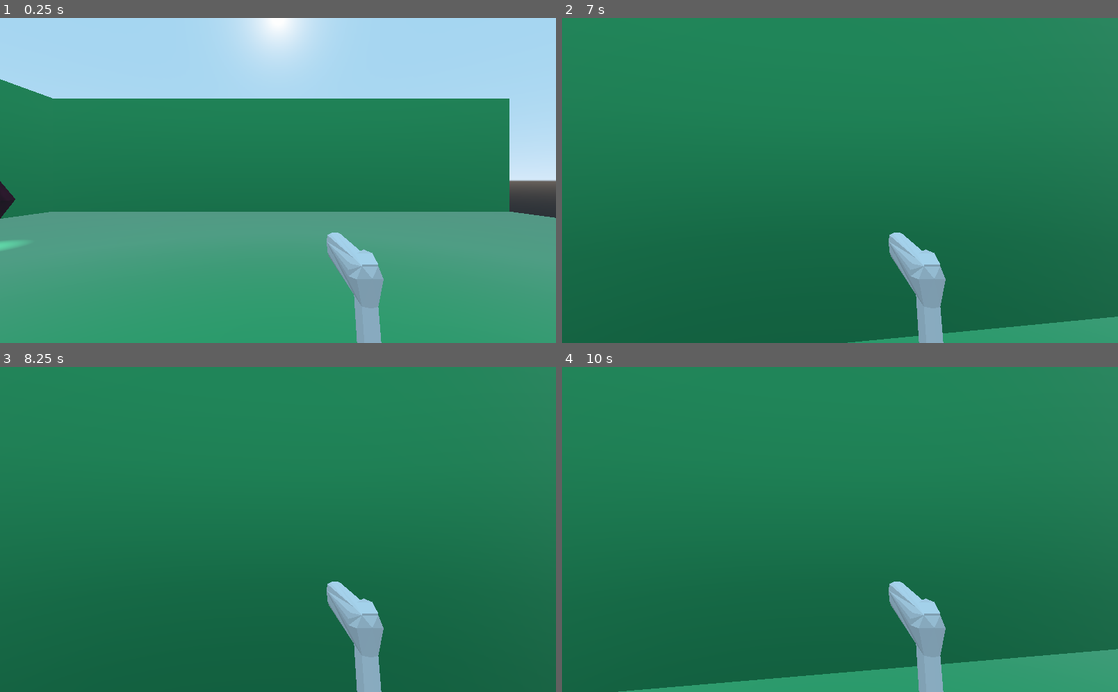
Above: before the commit, frames 1-4 (two rows, left to right).
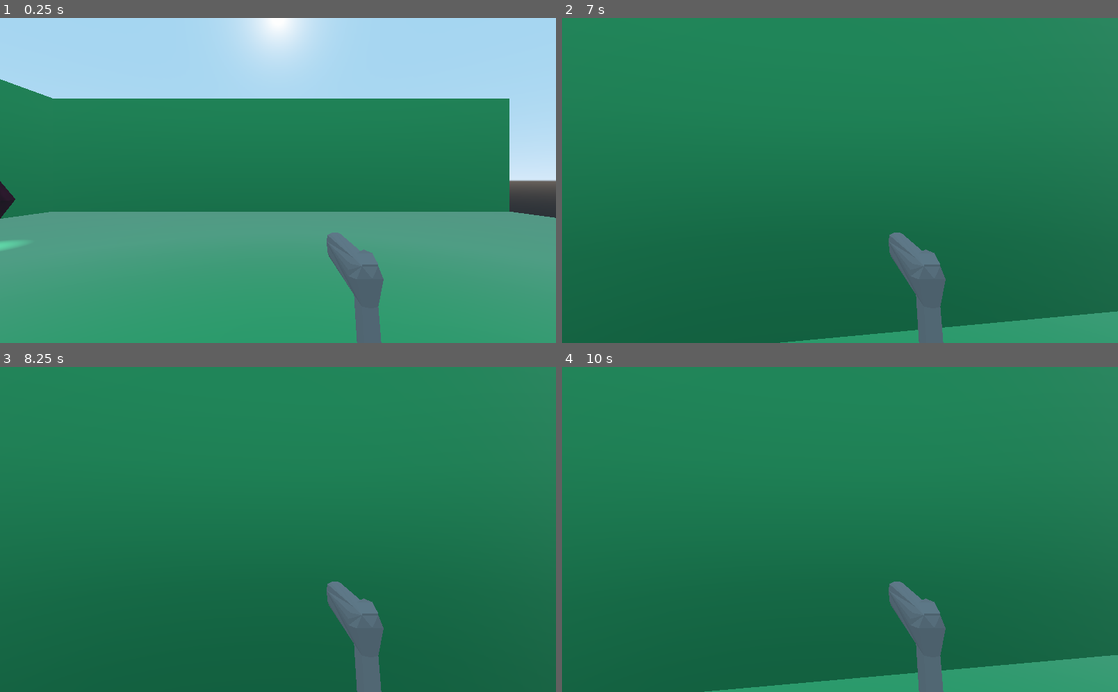
Above: after the commit, the same moments.

Repository: bigdavisc/ProjectTesseract
Game: Godot game, scene res://Game.tscn
Same seed, same stepped clock (60 frames per second), same inputs: the game is played once before the commit and once after it.
Inputs (mouse positions are in pixels of both pictures, inside the frame that each line leads up to):
- Up to frame 1 (0.25 s): no input
- Up to frame 2 (7 s): tap Enter at 0.5, 3.5, 5 s; move the mouse to (867, 180) at 0.52 s; hold Space (jump) 0.53-1.28 s; hold W (move_forward) 0.53-4.28 s; click (867, 180) at 0.6 s; move the mouse to (812, 180) at 1.27 s; tap Space (jump) at 1.35, 1.52, 1.82, 3.02, 3.32, 4.52, 4.82, 5.85, 6.02, 6.32 s; click (812, 180) at 1.55 s; move the mouse to (851, 174) at 2.02 s; hold Space (jump) 2.03-2.78 s; click (851, 174) at 2.1 s; move the mouse to (834, 187) at 2.77 s; click (834, 187) at 2.85 s; move the mouse to (878, 183) at 3.52 s; hold Space (jump) 3.53-4.28 s; tap Escape (ui_cancel) at 4.15 s; move the mouse to (673, 131) at 4.27 s; hold A (strafe_left) 4.28-5.03 s; click (673, 131) at 4.35 s; move the mouse to (867, 180) at 5.02 s; hold S (move_backward) 5.03-5.78 s; hold Space (jump) 5.03-5.78 s; click (867, 180) at 5.1 s; move the mouse to (756, 99) at 5.77 s; hold D (strafe_right) 5.78-6.53 s; click (756, 99) at 6.05 s; move the mouse to (962, 164) at 6.52 s; hold W (move_forward) from 6.53 s (still down); hold Space (jump) from 6.53 s (still down); click (962, 164) at 6.6 s
- Up to frame 3 (8.25 s): move the mouse to (166, 545) at 7.27 s; release W (move_forward) at 7.28 s; release Space (jump) at 7.28 s; hold D (strafe_right) 7.28-8.03 s; click (166, 545) at 7.35 s; tap Space (jump) at 7.52, 7.82, 8 s; move the mouse to (333, 458) at 8.02 s; hold S (move_backward) from 8.03 s (still down); hold Space (jump) from 8.03 s (still down)
- Up to frame 4 (10 s): move the mouse to (812, 594) at 8.77 s; release S (move_backward) at 8.78 s; release Space (jump) at 8.78 s; hold A (strafe_left) 8.78-9.53 s; click (812, 594) at 8.85 s; tap Space (jump) at 9.02, 9.32 s; move the mouse to (1006, 578) at 9.52 s; hold W (move_forward) from 9.53 s (still down); hold Space (jump) from 9.53 s (still down); click (1006, 578) at 9.6 s

The runs differ from the first frame. In frame 1, 1.8% of the frame differs, in the area x 58-69%, y 66-100%; in frame 2, 2.7%; in frame 3, 1.8%; in frame 4, 3.4%, in the area x 10-100%, y 66-100%.
Error before the commit: Attempt to call function 'instance' in base 'null instance' on a null instance. (res://Entities/Player/Player.gd:84)

Commit message:
Finish moving files

Diff:
--- a/BrownMap.tscn
+++ /dev/null
@@ -1,81 +0,0 @@
-[gd_scene load_steps=4 format=2]
-
-[ext_resource path="res://brown_material.tres" type="Material" id=1]
-
-[sub_resource type="BoxShape" id=1]
-
-[sub_resource type="CubeMesh" id=2]
-
-[node name="BrownMap" type="Spatial"]
-
-[node name="StaticBody" type="StaticBody" parent="."]
-transform = Transform( 0.886669, 0, 0.462406, 0, 1, 0, -0.462406, 0, 0.886669, -1.43868, 0, -0.275784 )
-
-[node name="CollisionShape" type="CollisionShape" parent="StaticBody"]
-transform = Transform( 2, 0, 0, 0, 0.1, 0, 0, 0, 2, 0, 0, 0 )
-shape = SubResource( 1 )
-
-[node name="MeshInstance" type="MeshInstance" parent="StaticBody"]
-transform = Transform( 2, 0, 0, 0, 0.1, 0, 0, 0, 2, 0, 0, 0 )
-mesh = SubResource( 2 )
-material/0 = ExtResource( 1 )
-
-[node name="StaticBody6" type="StaticBody" parent="."]
-transform = Transform( 0.886669, 0, 0.462406, 0, 1, 0, -0.462406, 0, 0.886669, 5.55681, 0, -6.7797 )
-
-[node name="CollisionShape" type="CollisionShape" parent="StaticBody6"]
-transform = Transform( 2, 0, 0, 0, 0.1, 0, 0, 0, 2, 0, 0, 0 )
-shape = SubResource( 1 )
-
-[node name="MeshInstance" type="MeshInstance" parent="StaticBody6"]
-transform = Transform( 2, 0, 0, 0, 0.1, 0, 0, 0, 2, 0, 0, 0 )
-mesh = SubResource( 2 )
-material/0 = ExtResource( 1 )
-
-[node name="StaticBody2" type="StaticBody" parent="."]
-transform = Transform( 1, 0, 0, 0, 1, 0, 0, 0, 1, 2.65304, 0, 0.931571 )
-
-[node name="CollisionShape" type="CollisionShape" parent="StaticBody2"]
-transform = Transform( 2, 0, 0, 0, 0.1, 0, 0, 0, 2, 0, 0, 0 )
-shape = SubResource( 1 )
-
-[node name="MeshInstance" type="MeshInstance" parent="StaticBody2"]
-transform = Transform( 2, 0, 0, 0, 0.1, 0, 0, 0, 2, 0, 0, 0 )
-mesh = SubResource( 2 )
-material/0 = ExtResource( 1 )
-
-[node name="StaticBody5" type="StaticBody" parent="."]
-transform = Transform( 1, 0, 0, 0, 1, 0, 0, 0, 1, 2.65304, 0, -13.8961 )
-
-[node name="CollisionShape" type="CollisionShape" parent="StaticBody5"]
-transform = Transform( 2, 0, 0, 0, 0.1, 0, 0, 0, 2, 0, 0, 0 )
-shape = SubResource( 1 )
-
-[node name="MeshInstance" type="MeshInstance" parent="StaticBody5"]
-transform = Transform( 2, 0, 0, 0, 0.1, 0, 0, 0, 2, 5.07655, 0, 3.52969 )
-mesh = SubResource( 2 )
-material/0 = ExtResource( 1 )
-
-[node name="StaticBody3" type="StaticBody" parent="."]
-transform = Transform( 0.707107, 0, 0.707107, 0, 1, 0, -0.707107, 0, 0.707107, 5.61132, 0, -2.02078 )
-
-[node name="CollisionShape" type="CollisionShape" parent="StaticBody3"]
-transform = Transform( 2, 0, 0, 0, 0.1, 0, 0, 0, 2, 0, 0, 0 )
-shape = SubResource( 1 )
-
-[node name="MeshInstance" type="MeshInstance" parent="StaticBody3"]
-transform = Transform( 2, 0, 0, 0, 0.1, 0, 0, 0, 2, 0, 0, 0 )
-mesh = SubResource( 2 )
-material/0 = ExtResource( 1 )
-
-[node name="StaticBody4" type="StaticBody" parent="."]
-transform = Transform( 0.707107, 0, 0.707107, 0, 1, 0, -0.707107, 0, 0.707107, -3.19517, 0, -4.11018 )
-
-[node name="CollisionShape" type="CollisionShape" parent="StaticBody4"]
-transform = Transform( 2, 0, 0, 0, 0.1, 0, 0, 0, 2, 0, 0, 0 )
-shape = SubResource( 1 )
-
-[node name="MeshInstance" type="MeshInstance" parent="StaticBody4"]
-transform = Transform( 2, 0, 0, 0, 0.1, 0, 0, 0, 2, 0, 0, 0 )
-mesh = SubResource( 2 )
-material/0 = ExtResource( 1 )
--- a/Bullet.gd
+++ /dev/null
@@ -1,7 +0,0 @@
-extends Area
-
-var SPEED = 50
-
-func _physics_process(delta):
-	var movement = global_transform.basis.z.normalized() * SPEED
-	global_translate(movement * delta)
--- a/Bullet.tscn
+++ /dev/null
@@ -1,18 +0,0 @@
-[gd_scene load_steps=4 format=2]
-
-[ext_resource path="res://Bullet.gd" type="Script" id=1]
-[ext_resource path="res://Models/bullet.obj" type="ArrayMesh" id=2]
-
-[sub_resource type="CapsuleShape" id=1]
-radius = 0.0709551
-height = 1.03833
-
-[node name="Bullet" type="Area"]
-script = ExtResource( 1 )
-
-[node name="CSGMesh" type="CSGMesh" parent="."]
-transform = Transform( 0.1, 0, 0, 0, 0.1, 0, 0, 0, 0.2, 0, 0, 0 )
-mesh = ExtResource( 2 )
-
-[node name="CollisionShape" type="CollisionShape" parent="."]
-shape = SubResource( 1 )
--- a/Entities/Player/Player.gd
+++ b/Entities/Player/Player.gd
@@ -11,7 +11,7 @@
 
 var input_velocity = Vector2()
 var vertical_velocity = 0
-var bullet_scene = load("res://Bullet.tscn")
+var bullet_scene = load("res://Entities/Weapons/Bullet.tscn")
 
 func _ready():
 	Input.set_mouse_mode(Input.MOUSE_MODE_CAPTURED)
--- a/Entities/Player/Player.tscn
+++ b/Entities/Player/Player.tscn
@@ -3,9 +3,6 @@
 [ext_resource path="res://Entities/Player/Player.gd" type="Script" id=1]
 [ext_resource path="res://Entities/Player/player.obj" type="ArrayMesh" id=2]
 [ext_resource path="res://Entities/Weapons/gun.obj" type="ArrayMesh" id=3]
-
-
-
 
 [sub_resource type="CapsuleShape" id=1]
 height = 4.5
--- a/GreenMap.tscn
+++ /dev/null
@@ -1,63 +0,0 @@
-[gd_scene load_steps=3 format=2]
-
-[ext_resource path="res://green_material.tres" type="Material" id=1]
-
-[sub_resource type="BoxShape" id=1]
-
-[node name="GreenMap" type="Spatial" groups=[
-"Map",
-]]
-
-[node name="Geometry" type="Spatial" parent="."]
-
-[node name="Floor" type="StaticBody" parent="Geometry"]
-editor/display_folded = true
-transform = Transform( 20, 0, 0, 0, 0.1, 0, 0, 0, 20, 0, 0, 0 )
-
-[node name="CollisionShape" type="CollisionShape" parent="Geometry/Floor"]
-shape = SubResource( 1 )
-
-[node name="CSGBox" type="CSGBox" parent="Geometry/Floor"]
-material = ExtResource( 1 )
-
-[node name="Ceiling" type="StaticBody" parent="Geometry"]
-editor/display_folded = true
-transform = Transform( 20, 0, 0, 0, 0.1, 0, 0, 0, 20, 0, 10, 0 )
-visible = false
-
-[node name="CollisionShape" type="CollisionShape" parent="Geometry/Ceiling"]
-shape = SubResource( 1 )
-
-[node name="CSGBox" type="CSGBox" parent="Geometry/Ceiling"]
-material = ExtResource( 1 )
-
-[node name="Wall" type="StaticBody" parent="Geometry"]
-editor/display_folded = true
-transform = Transform( 20, 0, 0, 0, 5, 0, 0, 0, 0.1, 0, 5, -20 )
-
-[node name="CollisionShape" type="CollisionShape" parent="Geometry/Wall"]
-shape = SubResource( 1 )
-
-[node name="CSGBox" type="CSGBox" parent="Geometry/Wall"]
-material = ExtResource( 1 )
-
-[node name="Wall2" type="StaticBody" parent="Geometry"]
-transform = Transform( 20, 0, 0, 0, 5, 0, 0, 0, 0.1, 0, 5, 20 )
-
-[node name="CollisionShape" type="CollisionShape" parent="Geometry/Wall2"]
-shape = SubResource( 1 )
-
-[node name="CSGBox" type="CSGBox" parent="Geometry/Wall2"]
-material = ExtResource( 1 )
-
-[node name="Wall3" type="StaticBody" parent="Geometry"]
-editor/display_folded = true
-transform = Transform( 0.1, 0, 0, 0, 5, 0, 0, 0, 20, -20, 5, 0 )
-
-[node name="CollisionShape" type="CollisionShape" parent="Geometry/Wall3"]
-shape = SubResource( 1 )
-
-[node name="CSGBox" type="CSGBox" parent="Geometry/Wall3"]
-material = ExtResource( 1 )
-
-[node name="Portals" type="Spatial" parent="."]
--- a/Player.gd
+++ /dev/null
@@ -1,89 +0,0 @@
-extends KinematicBody
-
-const BASE_SPEED = 30
-const UPPER_VIEW_LIMIT = 50
-const LOWER_VIEW_LIMIT = 50
-const MOUSE_SENSITIVITY = 0.1
-const JUMP_VELOCITY = 10
-
-var mouse_sensetivity = 0.1  # We might want to move this into a settings file
-var gravity = 20  #Will be changed by plane Player exists on
-
-var input_velocity = Vector2()
-var vertical_velocity = 0
-var bullet_scene = load("res://Bullet.tscn")
-
-func _ready():
-	Input.set_mouse_mode(Input.MOUSE_MODE_CAPTURED)
-
-func _process(delta):
-	if Input.is_action_just_pressed("ui_cancel"):
-		if Input.get_mouse_mode() == Input.MOUSE_MODE_VISIBLE:
-			Input.set_mouse_mode(Input.MOUSE_MODE_CAPTURED)
-		else:
-			Input.set_mouse_mode(Input.MOUSE_MODE_VISIBLE)
-
-func _physics_process(delta):
-	process_input()
-	process_movement(delta)
-
-func process_input():
-	input_velocity = Vector2()
-	if(Input.is_action_pressed("move_forward")):
-		input_velocity.y += 1
-	if(Input.is_action_pressed("move_backward")):
-		input_velocity.y -= 1
-	if(Input.is_action_pressed("strafe_right")):
-		input_velocity.x += 1
-	if(Input.is_action_pressed("strafe_left")):
-		input_velocity.x -= 1
-	input_velocity = input_velocity.normalized()
-
-	if(Input.is_action_just_pressed("left_click")):
-		shoot()
-
-func process_movement(delta):
-	var camera_transform = $Camera.get_global_transform()
-	# Horizontal movement
-	var horizontal_velocity = Vector3()
-	horizontal_velocity += camera_transform.basis.x * input_velocity.x
-	horizontal_velocity += -camera_transform.basis.z * input_velocity.y
-	horizontal_velocity.y = 0
-	horizontal_velocity = horizontal_velocity.normalized()
-
-	var target = horizontal_velocity * BASE_SPEED
-	var accel
-	if horizontal_velocity.dot(horizontal_velocity) > 0:
-		accel = 20
-	else:
-		accel = 40
-	horizontal_velocity = horizontal_velocity.linear_interpolate(target, accel * delta)
-
-	# Vertical movement - Noah do your stuff here
-	if is_on_floor():
-		if Input.is_action_pressed("jump"):
-			vertical_velocity = JUMP_VELOCITY
-		else:
-			vertical_velocity = 0
-	else:
-		vertical_velocity -= gravity * delta
-
-	#vertical_velocity -= gravity #This will be disabled/reset while on a surface
-	#movement.y += vertical_velocity
-
-	var velocity = Vector3(horizontal_velocity.x, vertical_velocity, horizontal_velocity.z)
-	velocity = move_and_slide(velocity, Vector3(0, 1, 0), 0.05, 4, deg2rad(40))
-
-func _input(event):
-	if event is InputEventMouseMotion and Input.get_mouse_mode() == Input.MOUSE_MODE_CAPTURED:
-		$Camera.rotate_x(deg2rad(event.relative.y * mouse_sensetivity * -1))
-		$Camera.rotation.x = clamp($Camera.rotation.x, deg2rad(-LOWER_VIEW_LIMIT), deg2rad(UPPER_VIEW_LIMIT))
-		rotate_y(deg2rad(event.relative.x * mouse_sensetivity * -1))
-
-func shoot():
-	var bullet = bullet_scene.instance()
-	bullet.translation = $Camera/Gun/BulletSpawn.get_global_transform().origin
-	bullet.rotation = $Camera.global_transform.basis.get_euler()
-	bullet.rotation.y += deg2rad(180)
-	bullet.rotation.x *= -1
-	get_parent().add_child(bullet)
--- a/Player.tscn
+++ /dev/null
@@ -1,35 +0,0 @@
-[gd_scene load_steps=5 format=2]
-
-[ext_resource path="res://Player.gd" type="Script" id=1]
-[ext_resource path="res://Models/player.obj" type="ArrayMesh" id=2]
-[ext_resource path="res://Models/gun.obj" type="ArrayMesh" id=3]
-
-[sub_resource type="CapsuleShape" id=1]
-
-[node name="Player" type="KinematicBody" groups=[
-"Player",
-]]
-script = ExtResource( 1 )
-
-[node name="CollisionShape" type="CollisionShape" parent="."]
-transform = Transform( 0.5, 0, 0, 0, -2.18557e-08, -0.5, 0, 0.5, -2.18557e-08, 0, 0, 0 )
-shape = SubResource( 1 )
-
-[node name="MeshInstance" type="MeshInstance" parent="."]
-transform = Transform( 0.5, 0, 0, 0, 0.5, 0, 0, 0, 0.5, 0, 0, 0 )
-layers = 2
-mesh = ExtResource( 2 )
-material/0 = null
-
-[node name="Camera" type="Camera" parent="."]
-transform = Transform( 1, 0, 0, 0, 1, 0, 0, 0, 1, -0.211933, 1.17375, 0.408597 )
-cull_mask = 1048573
-far = 150.0
-
-[node name="Gun" type="MeshInstance" parent="Camera"]
-transform = Transform( -0.1, 0, -8.74228e-09, 0, 0.1, 0, 8.74228e-09, 0, -0.1, 0.560281, -0.868109, -1.45996 )
-mesh = ExtResource( 3 )
-material/0 = null
-
-[node name="BulletSpawn" type="Position3D" parent="Camera/Gun"]
-transform = Transform( 1, 0, 3.55271e-14, 0, 1, 0, -3.55271e-14, 0, 1, 0.0116198, 2.14624, 13.5259 )
--- a/Portal.gd
+++ /dev/null
@@ -1,20 +0,0 @@
-extends Area
-
-export var connectedPortal = "PortalName"
-
-var used = false
-
-func _ready():
-	$RotationVisualizer.visible = false
-
-func _on_Portal_body_entered(body):
-	if not used and body.is_in_group("Player"):
-		for portal in get_tree().get_nodes_in_group("Portal"):
-			if portal.get_name() == connectedPortal:
-				body.translation = portal.get_global_transform().origin
-				body.rotation.y = portal.get_global_transform().basis.get_euler().y
-				portal.used = true
-				return
-
-func _on_Portal_body_exited(body):
-	used = false
--- a/Portal.tscn
+++ /dev/null
@@ -1,72 +0,0 @@
-[gd_scene load_steps=5 format=2]
-
-[ext_resource path="res://Portal.gd" type="Script" id=1]
-[ext_resource path="res://portal_material.tres" type="Material" id=2]
-
-[sub_resource type="CapsuleShape" id=1]
-radius = 0.702591
-height = 0.998605
-
-[sub_resource type="Animation" id=2]
-resource_name = "Idle"
-length = 8.0
-loop = true
-tracks/0/type = "value"
-tracks/0/path = NodePath("CSGPolygon:rotation_degrees")
-tracks/0/interp = 1
-tracks/0/loop_wrap = true
-tracks/0/imported = false
-tracks/0/enabled = true
-tracks/0/keys = {
-"times": PoolRealArray( 0, 4, 8 ),
-"transitions": PoolRealArray( 1, 1, 1 ),
-"update": 0,
-"values": [ Vector3( 0, 0, 0 ), Vector3( 0, 180, 0 ), Vector3( 0, 360, 0 ) ]
-}
-tracks/1/type = "value"
-tracks/1/path = NodePath("CSGPolygon:polygon")
-tracks/1/interp = 2
-tracks/1/loop_wrap = true
-tracks/1/imported = false
-tracks/1/enabled = true
-tracks/1/keys = {
-"times": PoolRealArray( 0, 1, 2, 3, 4, 5, 6, 7, 8 ),
-"transitions": PoolRealArray( 1, 1, 1, 1, 1, 1, 1, 1, 1 ),
-"update": 0,
-"values": [ PoolVector2Array( 0, -1.5, 0, 1.5, 0.3, 0.75, 0.9, 0, 0.3, -0.75 ), PoolVector2Array( 0, -1.5, 0, 1.5, 0.6, 0.75, 0.5, 0, 0.6, -0.75 ), PoolVector2Array( 0, -1.5, 0, 1.5, 0.3, 0.75, 0.9, 0, 0.3, -0.75 ), PoolVector2Array( 0, -1.5, 0, 1.5, 0.6, 0.75, 0.5, 0, 0.6, -0.75 ), PoolVector2Array( 0, -1.5, 0, 1.5, 0.3, 0.75, 0.9, 0, 0.3, -0.75 ), PoolVector2Array( 0, -1.5, 0, 1.5, 0.6, 0.75, 0.5, 0, 0.6, -0.75 ), PoolVector2Array( 0, -1.5, 0, 1.5, 0.3, 0.75, 0.9, 0, 0.3, -0.75 ), PoolVector2Array( 0, -1.5, 0, 1.5, 0.6, 0.75, 0.5, 0, 0.6, -0.75 ), PoolVector2Array( 0, -1.5, 0, 1.5, 0.3, 0.75, 0.9, 0, 0.3, -0.75 ) ]
-}
-
-[node name="Portal" type="Area" groups=[
-"Portal",
-]]
-script = ExtResource( 1 )
-
-[node name="CollisionShape" type="CollisionShape" parent="."]
-transform = Transform( 1, 0, 0, 0, -4.37114e-08, 1, 0, -1, -4.37114e-08, 0, 0, 0 )
-shape = SubResource( 1 )
-
-[node name="CSGPolygon" type="CSGPolygon" parent="."]
-transform = Transform( 1, 0, 1.74846e-07, 0, 1, 0, -1.74846e-07, 0, 1, 0, 0, 0 )
-polygon = PoolVector2Array( 0, -1.5, 0, 1.5, 0.3, 0.75, 0.9, 0, 0.3, -0.75 )
-mode = 1
-spin_degrees = 360.0
-spin_sides = 10
-material = ExtResource( 2 )
-
-[node name="OmniLight" type="OmniLight" parent="."]
-light_color = Color( 0.996078, 0.784314, 0.988235, 1 )
-light_energy = 7.79
-light_indirect_energy = 7.3
-omni_range = 2.33022
-
-[node name="AnimationPlayer" type="AnimationPlayer" parent="."]
-autoplay = "Idle"
-anims/Idle = SubResource( 2 )
-
-[node name="RotationVisualizer" type="CSGCylinder" parent="."]
-transform = Transform( 1.91069e-15, 4.37114e-08, -1, 1, -4.37114e-08, 0, -4.37114e-08, -1, -4.37114e-08, 0, 0, -1 )
-radius = 0.05
-height = 1.5
-material = ExtResource( 2 )
-[connection signal="body_entered" from="." to="." method="_on_Portal_body_entered"]
-[connection signal="body_exited" from="." to="." method="_on_Portal_body_exited"]
--- a/World.tscn
+++ /dev/null
@@ -1,42 +0,0 @@
-[gd_scene load_steps=4 format=2]
-
-[ext_resource path="res://GreenMap.tscn" type="PackedScene" id=1]
-[ext_resource path="res://Portal.tscn" type="PackedScene" id=2]
-[ext_resource path="res://Player.tscn" type="PackedScene" id=3]
-
-[node name="World" type="Spatial"]
-
-[node name="GreenMap" parent="." instance=ExtResource( 1 )]
-editor/display_folded = true
-
-[node name="Floor" parent="GreenMap/Geometry" index="0"]
-editor/display_folded = false
-
-[node name="PortalA" parent="GreenMap/Portals" index="0" instance=ExtResource( 2 )]
-transform = Transform( 1.31134e-07, 0, -1, 0, 1, 0, 1, 0, 1.31134e-07, -14, 2, 10 )
-connectedPortal = "PortalC"
-
-[node name="PortalB" parent="GreenMap/Portals" index="1" instance=ExtResource( 2 )]
-transform = Transform( 1.31134e-07, 0, -1, 0, 1, 0, 1, 0, 1.31134e-07, -12, 2, -9 )
-connectedPortal = "PortalD"
-
-[node name="GreenMap2" parent="." instance=ExtResource( 1 )]
-transform = Transform( -1, 0, -8.74228e-08, 0, 1, 0, 8.74228e-08, 0, -1, 70.9995, -14, 0 )
-
-[node name="Floor" parent="GreenMap2/Geometry" index="0"]
-editor/display_folded = false
-
-[node name="PortalC" parent="GreenMap2/Portals" index="0" instance=ExtResource( 2 )]
-transform = Transform( 1.31134e-07, 0, -1, 0, 1, 0, 1, 0, 1.31134e-07, -13, 2, -11 )
-connectedPortal = "PortalA"
-
-[node name="PortalD" parent="GreenMap2/Portals" index="1" instance=ExtResource( 2 )]
-transform = Transform( 2.60771e-07, 0, -1, 0, 1, 0, 1, 0, 2.60771e-07, -13, 2, 15 )
-connectedPortal = "PortalB"
-
-[node name="Player" parent="." instance=ExtResource( 3 )]
-transform = Transform( 1, 0, 0, 0, 1, 0, 0, 0, 1, 0, 2, 0 )
-
-[editable path="GreenMap"]
-
-[editable path="GreenMap2"]
--- a/brown_material.tres
+++ /dev/null
@@ -1,4 +0,0 @@
-[gd_resource type="SpatialMaterial" format=2]
-
-[resource]
-albedo_color = Color( 0.537255, 0.415686, 0.219608, 1 )
--- a/green_material.tres
+++ /dev/null
@@ -1,9 +0,0 @@
-[gd_resource type="SpatialMaterial" format=2]
-
-[resource]
-albedo_color = Color( 0.207843, 0.85098, 0.462745, 1 )
-metallic = 0.44
-roughness = 0.51
-refraction_enabled = true
-refraction_scale = 0.05
-refraction_texture_channel = 0
--- a/portal_material.tres
+++ /dev/null
@@ -1,20 +0,0 @@
-[gd_resource type="SpatialMaterial" load_steps=4 format=2]
-
-[sub_resource type="ImageTexture" id=1]
-
-[sub_resource type="OpenSimplexNoise" id=2]
-period = 36.4
-
-[sub_resource type="NoiseTexture" id=3]
-seamless = true
-noise = SubResource( 2 )
-
-[resource]
-albedo_color = Color( 0.4, 0.0392157, 0.239216, 1 )
-metallic = 0.31
-metallic_specular = 0.75
-detail_enabled = true
-detail_mask = SubResource( 3 )
-detail_blend_mode = 0
-detail_uv_layer = 0
-detail_albedo = SubResource( 1 )
Renamed: Models/player.mtl -> Entities/Player/player.mtl
Renamed: Models/rift.mtl -> Entities/Portal/rift.mtl
Renamed: Models/bullet.mtl -> Entities/Weapons/bullet.mtl
Renamed: Models/gun.mtl -> Entities/Weapons/gun.mtl
Renamed: Models/quick_rift.mtl -> Entities/Weapons/quick_rift.mtl
Renamed: Models/quick_rift.obj -> Entities/Weapons/quick_rift.obj
Not shown, added: Entities/Weapons/quick_rift.obj.import
Not shown, added: Entities/Player/player.blend
Not shown, added: Entities/Portal/rift.blend
Not shown, added: Entities/Weapons/bullet.blend
Not shown, added: Entities/Weapons/gun.blend
Not shown, added: Entities/Weapons/quick_rift.blend
(and 2 more such lines)
